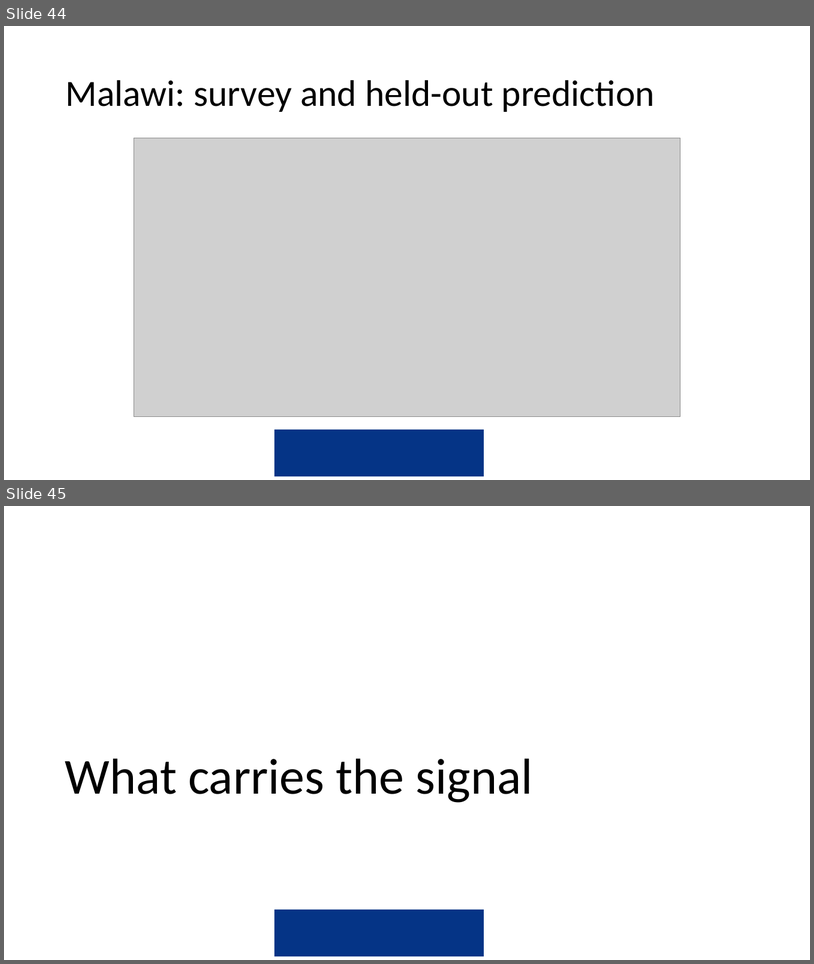
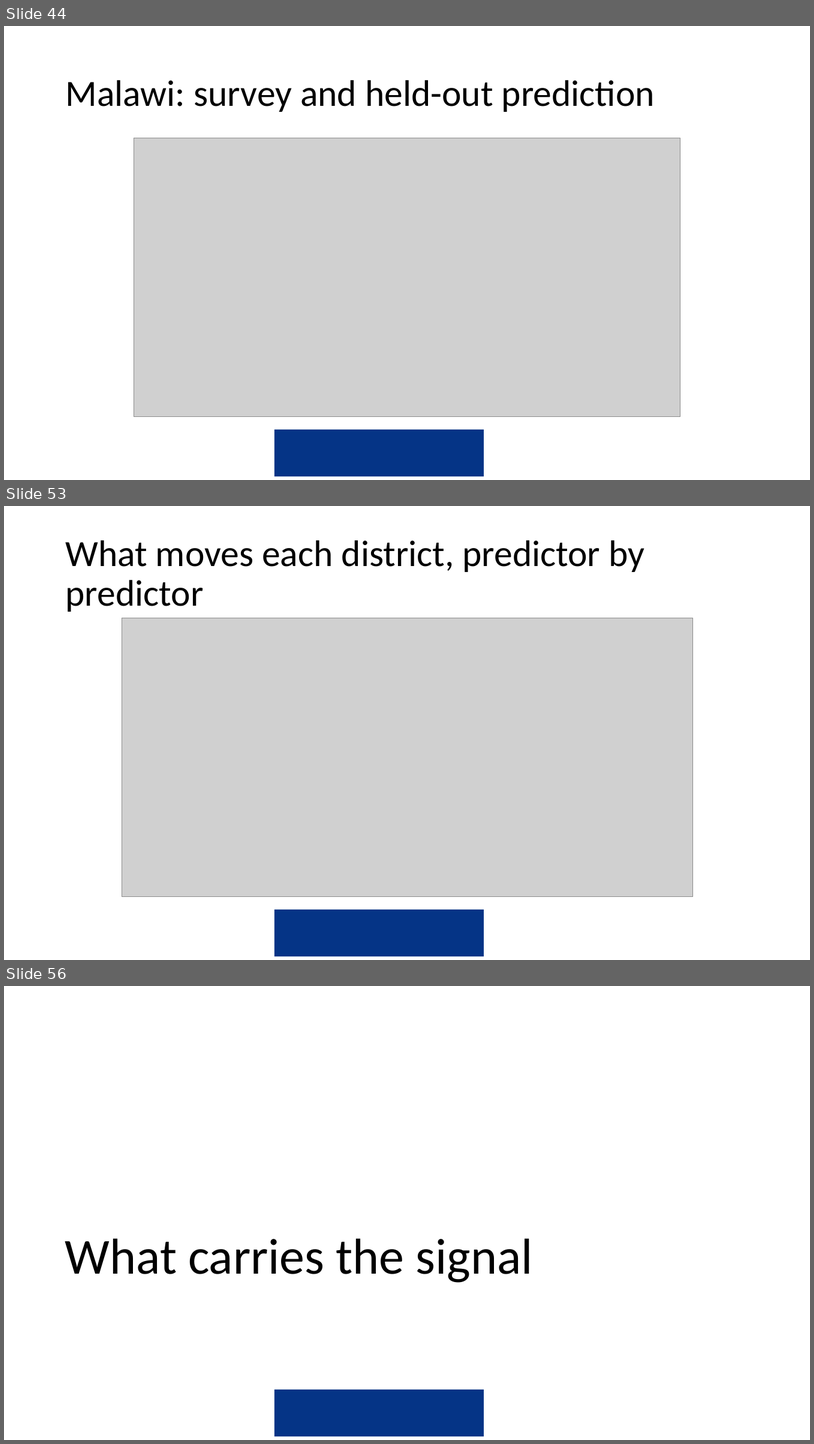
Before and after one commit to amertens/mn-prediction, a slide deck: docs/slides/MN-proxy-full-talk-2026-09.pptx. Shown one above the other, each under a label of ours: slides 44 and 45 before the commit, slides 44, 53 and 56 after it; the slides between them are not shown. The pictures are 814x964 and 814x1444 pixels, drawn with LibreOffice and Linux fonts; fonts in the diff are those of the drawing; grey boxes stand for pictures; background and template pictures are left out. Boxes give left, top, right and bottom in pixels: in the first picture for what was removed or moved away, otherwise in the second. Text is boxed around its words. In the diff, an @@ line names an element or a change of style, - is before the commit and + after.

```diff
--- a/docs/slides/MN-proxy-full-talk-2026-09.pptx
+++ b/docs/slides/MN-proxy-full-talk-2026-09.pptx
@@ slide 53 added at bbox=[4, 506, 810, 960], background #FFFFFF; not listed: 1 template element that a slide beside it also shows @@
@@ title added at bbox=[65, 540, 645, 612], 44 pt, text #000000 @@
+What moves each district, predictor by predictor
@@ picture added at bbox=[122, 618, 693, 896] @@
@@ what was slide 45 is now slide 56 @@
```
Also in this commit, not shown: 10 other slides added, 10 other files.
